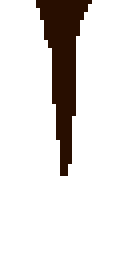
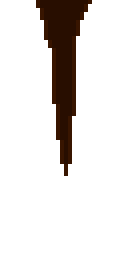
Two versions of the same layered image (128 x 256). Layer-by-layer changes:
painted on "Слой 1" over [36, 0, 92, 176]
